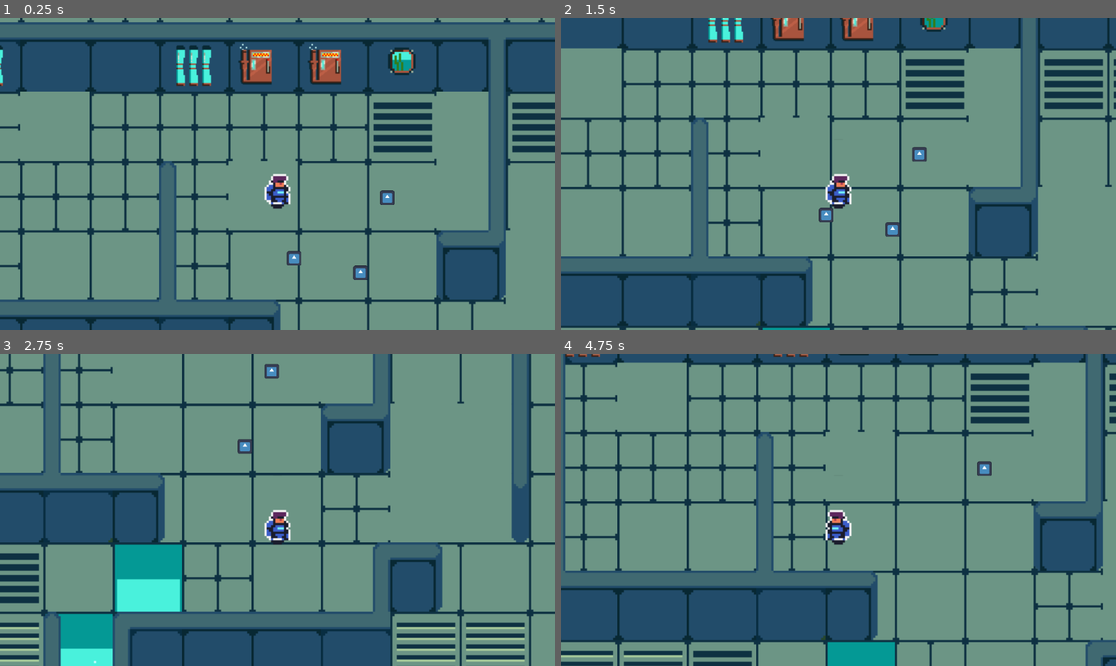
Above: before the commit, frames 1-4 (two rows, left to right).
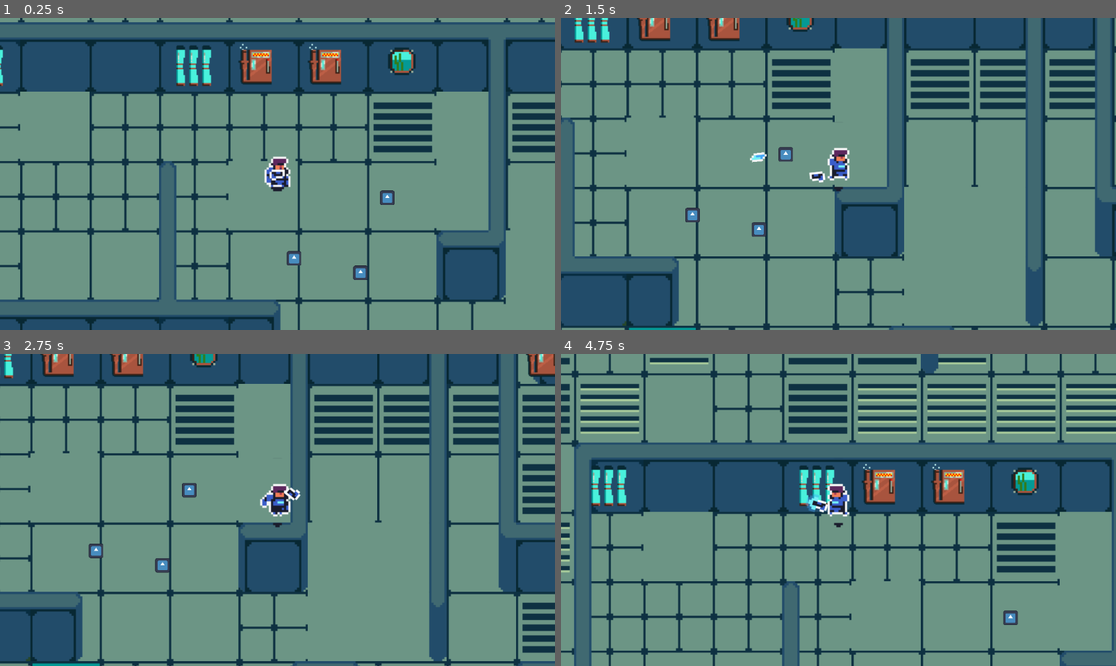
Above: after the commit, the same moments.

Repository: CarlosRissati/DivingDeepCAgame
Game: Godot game, scene res://Scenes/fase_1.tscn
The game is run twice, just before and just after one commit, with the same random seed, the same clock (stepped at 60 frames per second) and the same inputs. The engine's default icon, where the game draws it, is replaced by a stand-in: a white triangle on a blue panel in a dark square.
Inputs (mouse positions are in pixels of both pictures, inside the frame that each line leads up to):
- Up to frame 1 (0.25 s): no input
- Up to frame 2 (1.5 s): tap Enter at 0.5 s; move the mouse to (960, 158) at 0.52 s; hold D (move_right) 0.53-1.28 s; click (960, 158) at 0.6 s; move the mouse to (727, 189) at 1.27 s; hold S (move_down) from 1.28 s (still down); click (727, 189) at 1.35 s
- Up to frame 3 (2.75 s): move the mouse to (333, 441) at 2.02 s; release S (move_down) at 2.03 s; hold D (move_right) from 2.03 s (still down); click (333, 441) at 2.1 s
- Up to frame 4 (4.75 s): move the mouse to (810, 572) at 2.77 s; release D (move_right) at 2.78 s; hold W (move_up) 2.78-3.53 s; click (810, 572) at 2.85 s; move the mouse to (1005, 556) at 3.52 s; hold A (move_left) from 3.53 s (still down); click (1005, 556) at 3.6 s; move the mouse to (672, 463) at 4.27 s; click (672, 463) at 4.35 s

The runs differ from the first frame. In frame 1, 0.7% of the frame differs, in the area x 47-53%, y 44-62%; in frame 2, 33%; in frame 3, 63%, in the area x 0-100%, y 0-100%; in frame 4, 60%.

Commit message:
Mudança na mecanica de tiro, agora a arma gira em torno do personagem

Diff:
--- a/Scenes/player.tscn
+++ b/Scenes/player.tscn
@@ -1,7 +1,11 @@
-[gd_scene load_steps=27 format=3 uid="uid://cjxmctsbyjtbg"]
+[gd_scene load_steps=32 format=3 uid="uid://cjxmctsbyjtbg"]
 
 [ext_resource type="Script" path="res://Scripts/Player.gd" id="1_n4y65"]
 [ext_resource type="Texture2D" uid="uid://cfgyjw8js1wh2" path="res://Assets/Players/players blue x3.png" id="2_52kas"]
+[ext_resource type="Texture2D" uid="uid://3kv1a4uvrhgv" path="res://Assets/gun1.png" id="3_3o4mr"]
+[ext_resource type="Texture2D" uid="uid://daru2jg0igq6m" path="res://Assets/gun2.png" id="4_0dcts"]
+[ext_resource type="Texture2D" uid="uid://bxx3ouc0qa2bs" path="res://Assets/gun3.png" id="5_da41d"]
+[ext_resource type="Texture2D" uid="uid://d2dnixktvqa46" path="res://Assets/gun4.png" id="6_4isdc"]
 
 [sub_resource type="RectangleShape2D" id="RectangleShape2D_g15xj"]
 size = Vector2(36, 15)
@@ -188,21 +192,54 @@
 "speed": 5.0
 }]
 
+[sub_resource type="SpriteFrames" id="SpriteFrames_3vut7"]
+animations = [{
+"frames": [{
+"duration": 1.0,
+"texture": ExtResource("3_3o4mr")
+}, {
+"duration": 1.0,
+"texture": ExtResource("4_0dcts")
+}, {
+"duration": 1.0,
+"texture": ExtResource("5_da41d")
+}, {
+"duration": 1.0,
+"texture": ExtResource("6_4isdc")
+}],
+"loop": true,
+"name": &"Fired",
+"speed": 5.0
+}, {
+"frames": [{
+"duration": 1.0,
+"texture": ExtResource("3_3o4mr")
+}],
+"loop": true,
+"name": &"Idle",
+"speed": 5.0
+}]
+
 [node name="Player" type="Node2D"]
 
 [node name="PlayerBody" type="CharacterBody2D" parent="."]
 script = ExtResource("1_n4y65")
 
 [node name="CollisionShape2D" type="CollisionShape2D" parent="PlayerBody"]
-position = Vector2(0, 34.5)
+position = Vector2(0, 10)
 shape = SubResource("RectangleShape2D_g15xj")
 
 [node name="AnimatedSprite2D" type="AnimatedSprite2D" parent="PlayerBody"]
+position = Vector2(0, -24)
 sprite_frames = SubResource("SpriteFrames_7l736")
-animation = &"Shoot"
+animation = &"Idle"
+frame_progress = 0.622465
 
 [node name="Camera2D" type="Camera2D" parent="PlayerBody"]
 zoom = Vector2(1.5, 1.5)
 
-[node name="Marker2D" type="Marker2D" parent="PlayerBody"]
-gizmo_extents = 19.0
+[node name="Gun" type="Node2D" parent="PlayerBody"]
+
+[node name="AnimatedSprite2D" type="AnimatedSprite2D" parent="PlayerBody/Gun"]
+sprite_frames = SubResource("SpriteFrames_3vut7")
+animation = &"Fired"
--- a/Scripts/Player.gd
+++ b/Scripts/Player.gd
@@ -1,21 +1,24 @@
 extends CharacterBody2D
 
+#variaveis relacionadas ao player
 const SPEED = 300.0
+@onready var _animation_player = $AnimatedSprite2D
+
+#Variaveis relacionadas a arma
 var RELOAD_TIME: int = 80
-@onready var _animation_player = $AnimatedSprite2D
 var SHOOT_ANIMATION_SPEED
-@onready var _marker = $Marker2D
-var can_move: bool = true
+var cooldown: int = RELOAD_TIME
+@onready var _gun = $Gun
+@onready var _gun_animation = $Gun/AnimatedSprite2D
+var gun_distance = 30.0
 var bullet = preload("res://Scenes/bullet.tscn")
 var can_shoot: bool = true
-var cooldown: int = RELOAD_TIME
 
 func _ready():
-	_marker.global_position.x = position.x+24
-	_marker.global_position.y = position.y+24
-	SHOOT_ANIMATION_SPEED = _animation_player.speed_scale
+	SHOOT_ANIMATION_SPEED = _gun_animation.speed_scale
 
 func _process(delta):
+
 	#cooldown do tiro
 	if(cooldown == 0):
 		can_shoot = true
@@ -28,36 +31,42 @@
 	var vertical = Input.get_axis("move_up", "move_down")
 	var x: Array[int] = [horizontal, vertical]
 
-	if x != [0,0] && can_move:
+	if x != [0,0]:
 		position.y += vertical * SPEED * delta
 		position.x += horizontal * SPEED * delta
-	elif can_move:
-		position.x += horizontal * SPEED * delta
-		position.y += vertical * SPEED * delta
 	move_and_slide()
 
 	#Animação que irá rodar quando o jogador começar a se mover
-	if (Input.is_action_pressed("move_down") or Input.is_action_pressed("move_up") or Input.is_action_pressed("move_left") or Input.is_action_pressed("move_right")) and can_move:
+	if (Input.is_action_pressed("move_down") or Input.is_action_pressed("move_up") or Input.is_action_pressed("move_left") or Input.is_action_pressed("move_right")):
 		_animation_player.play("Run")
-	elif can_move:
+	else:
 		_animation_player.play("Idle")
 	if Input.is_action_just_pressed("move_left"):
 		_animation_player.flip_h = true
-		if(_marker.global_position.x == 24 + position.x):
-			_marker.global_position.x -= 48
 	if Input.is_action_just_pressed("move_right"):
 		_animation_player.flip_h = false
-		if(_marker.global_position.x == position.x - 24):
-			_marker.global_position.x += 48
+
+	# arma rodando em volta do personagem
+	var mouse_pos = get_global_mouse_position()
+	var gun_direction = (mouse_pos - global_position).normalized()
+	_gun.global_position = global_position + gun_direction * gun_distance
+	_gun.rotation = gun_direction.angle()
+	if _gun.rotation > 1.5 || _gun.rotation < -1.5:
+		_gun_animation.flip_v = true
+	else:
+		_gun_animation.flip_v = false
 
 	#Animação do tiro e sistema de tiro
 	if Input.is_action_just_pressed("shoot") && can_shoot:
 		can_shoot = false
-		can_move = false
-		_animation_player.play("Shoot", SHOOT_ANIMATION_SPEED)
+		_gun_animation.play("Fired", SHOOT_ANIMATION_SPEED)
 		var bala = bullet.instantiate()
-		bala.position = _marker.global_position
 		get_parent().add_child(bala)
+		bala.global_position = _gun.global_position
+		var direcao = (mouse_pos - bala.global_position).normalized()
+		bala.set_direcao(direcao)
+		bala.rotation = direcao.angle()
 
-	if _animation_player.frame == 3 && can_move == false:
-		can_move = true
+	if _gun_animation.frame == 3:
+		_gun_animation.stop()
+		can_shoot = true
--- a/Scripts/bullet.gd
+++ b/Scripts/bullet.gd
@@ -2,22 +2,14 @@
 
 @export var speed = 700
 
-var target = null
-var angle = null
-
-func _ready():
-	target = get_global_mouse_position()
-	angle = get_angle_to(target)
-	look_at(target)
+var direcao = Vector2.ZERO
 
 func _process(delta):
-	#if Input.is_action_pressed("mouse_left_click"):
-	#position += (Vector2.from_angle(get_angle_to(target))*speed) * delta
-	position += (Vector2.from_angle(angle)*speed)*delta
+	position += direcao * speed * delta
+	pass
 
-func _physics_process(delta):
-	set_physics_process(false)
-
+func set_direcao(nova_direcao):
+	direcao = nova_direcao
 
 func _on_visible_on_screen_notifier_2d_screen_exited():
 	print("Sai da tela")
Binary file added: Assets/gun1.png
Not shown, added: Assets/gun1.png.import
Binary file added: Assets/gun2.png
Not shown, added: Assets/gun2.png.import
Binary file added: Assets/gun3.png
Not shown, added: Assets/gun3.png.import
Binary file added: Assets/gun4.png
Not shown, added: Assets/gun4.png.import
